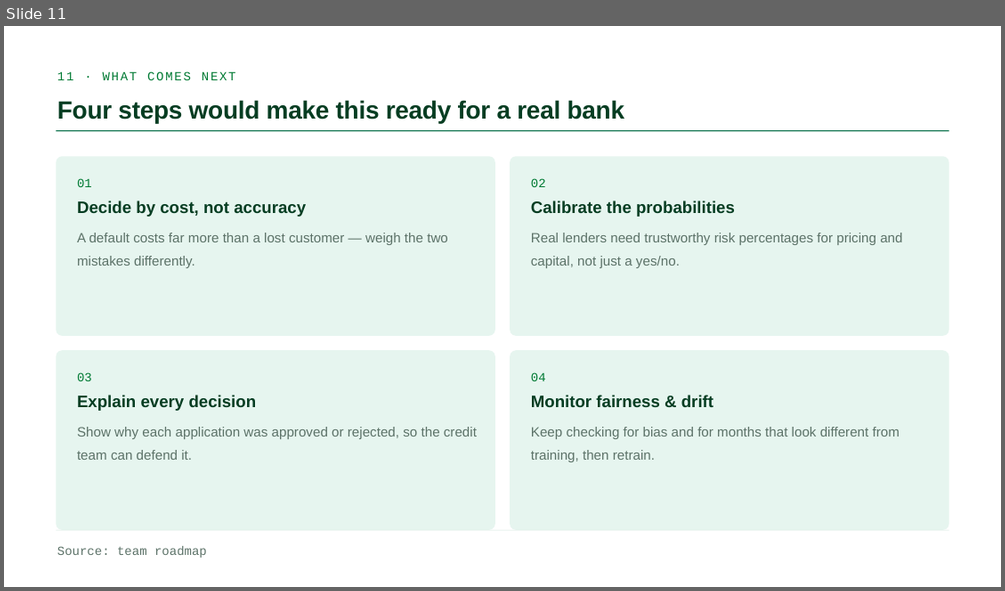
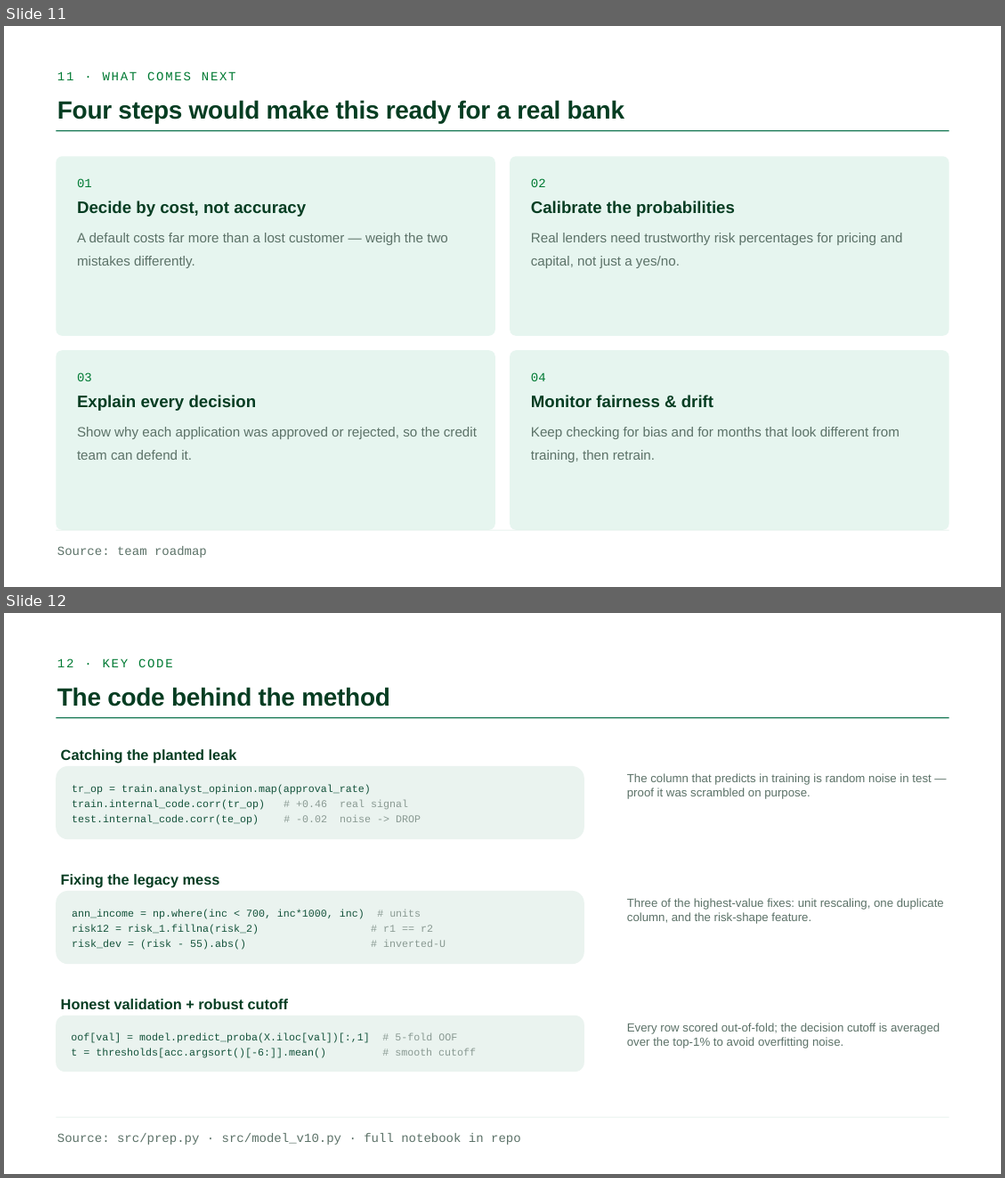
Before and after one commit to GianlucaBave/final-data-finance, a slide deck: presentation/Consulting_Finance_ML_Slides.pptx. Shown one above the other, each under a label of ours: slide 11 before the commit, slides 11 and 12 after it. The pictures are 1005x591 and 1005x1178 pixels, drawn with LibreOffice and Linux fonts; fonts in the diff are those of the drawing. Boxes give left, top, right and bottom in pixels: in the first picture for what was removed or moved away, otherwise in the second. Text is boxed around its words. In the diff, an @@ line names an element or a change of style, - is before the commit and + after.

```diff
--- a/presentation/Consulting_Finance_ML_Slides.pptx
+++ b/presentation/Consulting_Finance_ML_Slides.pptx
@@ slide 12 added at (4,613,1001,1174), background #FFFFFF @@
@@ text added at (57,658,173,667), 18 pt, text #007A33 @@
+12 · KEY CODE
@@ text added at (57,687,390,706), 36 pt, text #063D22, bold @@
+The code behind the method
@@ rectangle added at (56,717,949,718), fill #1A7A57 @@
@@ rounded rectangle added at (56,766,584,839), fill #EAF3EF, 15 pt, text #14533B @@
+tr_op = train.analyst_opinion.map(approval_rate)
+train.internal_code.corr(tr_op) # +0.46 real signal
+test.internal_code.corr(te_op) # -0.02 noise -> DROP
@@ text added at (61,749,237,763), 21 pt, text #063D22, bold @@
+Catching the planted leak
@@ text added at (627,773,930,799), 17 pt, text #5C7268 @@
+The column that predicts in training is random noise in test — proof it was scrambled on purpose.
@@ text added at (61,874,220,888), 21 pt, text #063D22, bold @@
+Fixing the legacy mess
@@ rounded rectangle added at (56,891,584,964), fill #EAF3EF, 15 pt, text #14533B @@
+ann_income = np.where(inc < 700, inc*1000, inc) # units
+risk12 = risk_1.fillna(risk_2) # r1 == r2
+risk_dev = (risk - 55).abs() # inverted-U
@@ text added at (627,898,944,924), 17 pt, text #5C7268 @@
+Three of the highest-value fixes: unit rescaling, one duplicate column, and the risk-shape feature.
@@ text added at (61,998,288,1009), 21 pt, text #063D22, bold @@
+Honest validation + robust cutoff
@@ rounded rectangle added at (56,1015,584,1071), fill #EAF3EF, 15 pt, text #14533B @@
+oof[val] = model.predict_proba(X.iloc[val])[:,1] # 5-fold OOF
+t = thresholds[acc.argsort()[-6:]].mean() # smooth cutoff
@@ text added at (627,1022,939,1048), 17 pt, text #5C7268 @@
+Every row scored out-of-fold; the decision cutoff is averaged over the top-1% to avoid overfitting noise.
@@ rectangle added at (56,1117,949,1117), fill #D2E6DD @@
@@ text added at (57,1133,521,1144), 18 pt, text #5C7268 @@
+Source: src/prep.py · src/model_v10.py · full notebook in repo
```
Also in this commit, not shown: 1 slide changed.
